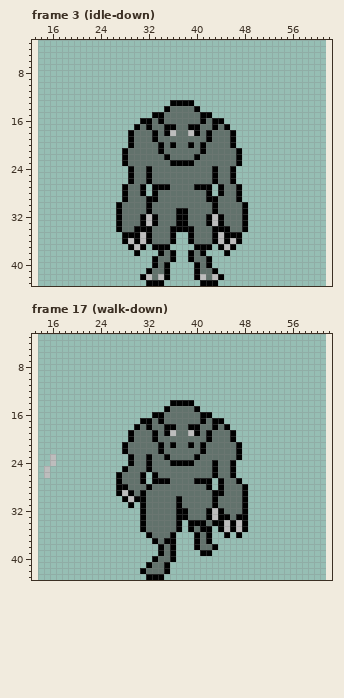
File history of a pixel-art file, party/pickman/spritesheet - alt.aseprite. That is the earlier state.
48x48 pixels, 105 frames. Shown: frame 3 (idle-down): x 13..62, y 3..43; frame 17 (walk-down): x 13..62, y 3..43. The old version is drawn lined up with the new one, on the new canvas. The commit also changed other frames, which this record leaves out.
And afterwards:
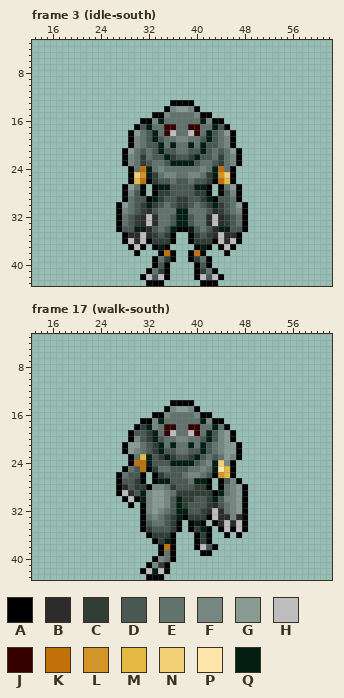
Palette (. is transparent): A #000000  B #2c2c2c  C #313e38  D #495852  E #62726c  F #758780  G #889c94  H #bdbdbd  J #350000  K #c1700a  L #d39527  M #e5ba44  N #f2cf76  P #ffe5a9  Q #031f14
Difference:
canvas 48x48 -> 76x44, the old top-left corner now at 14,-4 (the part of the old canvas that was cut away was empty and is not shown)
Changed rows in their new state; - is an unchanged pixel.
Frame 3 (idle-south):
first column x 28:
14 --------FGGF--------
15 -------F----F-------
16 -----FQ------QF-----
17 ---DQ--JJ--JJ--QD---
18 --G-DQ-J----J-QD-G--
19 --F-DQD--FF--DQD-F--
20 --F-DDQ-Q--Q-QDD-F--
21 -G-D-DQDD--DDQD-D-G-
22 -F-C-DDQCDDCQDD-C-F-
23 -F-CD--DQQQQD--DC-F-
24 ---KQ-F------F-QK---
25 --NLQC-FF--FF-CQLN--
26 --MK-CDD-DD-DDC-KM--
27 -G----QQDDDDQQ----G-
28 -FD---CCDDDDCC---DF-
29 --DD-QCDDCCDDCQ-DD--
30 G-DCQCD-DCCD-DCQCD-G
31 F-DCBD---QQ---DBCD-F
32 -DCB-B--DQQD--B-BCD-
33 -DCB-B--DQQD--B-BCD-
34 DDQQBD-DQ--QD-DBQQDD
35 -BB-BCDC----CDCB-BB-
36 --B--CCC----CCC--B--
37 ------Q------Q------
38 -------K----K-------
39 -------C----C-------
40 ------D------D------
41 ------C------C------
42 -----D--------D-----
Frame 17 (walk-south):
first column x 15:
15 ---------------------FGGF--------
16 --------------------F----F-------
17 ------------------FQ------QF-----
18 ----------------CQF-JJ--JJ--Q----
19 ---------------DDCQ-J----J-QDFG--
20 ---------------FDCQD--FF--DQDFG--
21 --------------GG-DCQ-Q--Q-QD-FGG-
22 --------------GF-DCQDD--DDQD-FGG-
23 -.--------------MQDCQCDDCQD-D-GF-
24 -.-------------KKQDDDQQQQD-FQNF--
25 .--------------DK-C--DDD--F-QPM--
26 .-------------DD---CDDD-FF-D-LM--
27 -------------DDC---QQDDD-QQ---DF-
28 -------------BDCC-FF-CDDDCC----FG
29 --------------BDQFGGF-CCCCCC-Q-FG
30 ----------------QFGGFDQCCDDCQDFFG
31 -----------------FGGFDQCDDDCBD-FG
32 -----------------FGF-DQQDDCB-B-FG
33 ------------------F-DCQ-CCC--BBFB
34 -----------------D--DC---Q-.-B-B-
35 -----------------CDDDC---CQ------
36 ------------------CCC-----C------
37 -------------------CQ-----C------
38 --------------------K-----HD-----
40 -------------------F-------------
41 ------------------FC-------------
42 -----------------HQH-------------
Where, in picture pixels (left, top, right, bottom), the same in both pictures:
changed: (122, 106, 242, 280)
changed: (122, 406, 242, 574)
erased: (44, 454, 56, 478)
